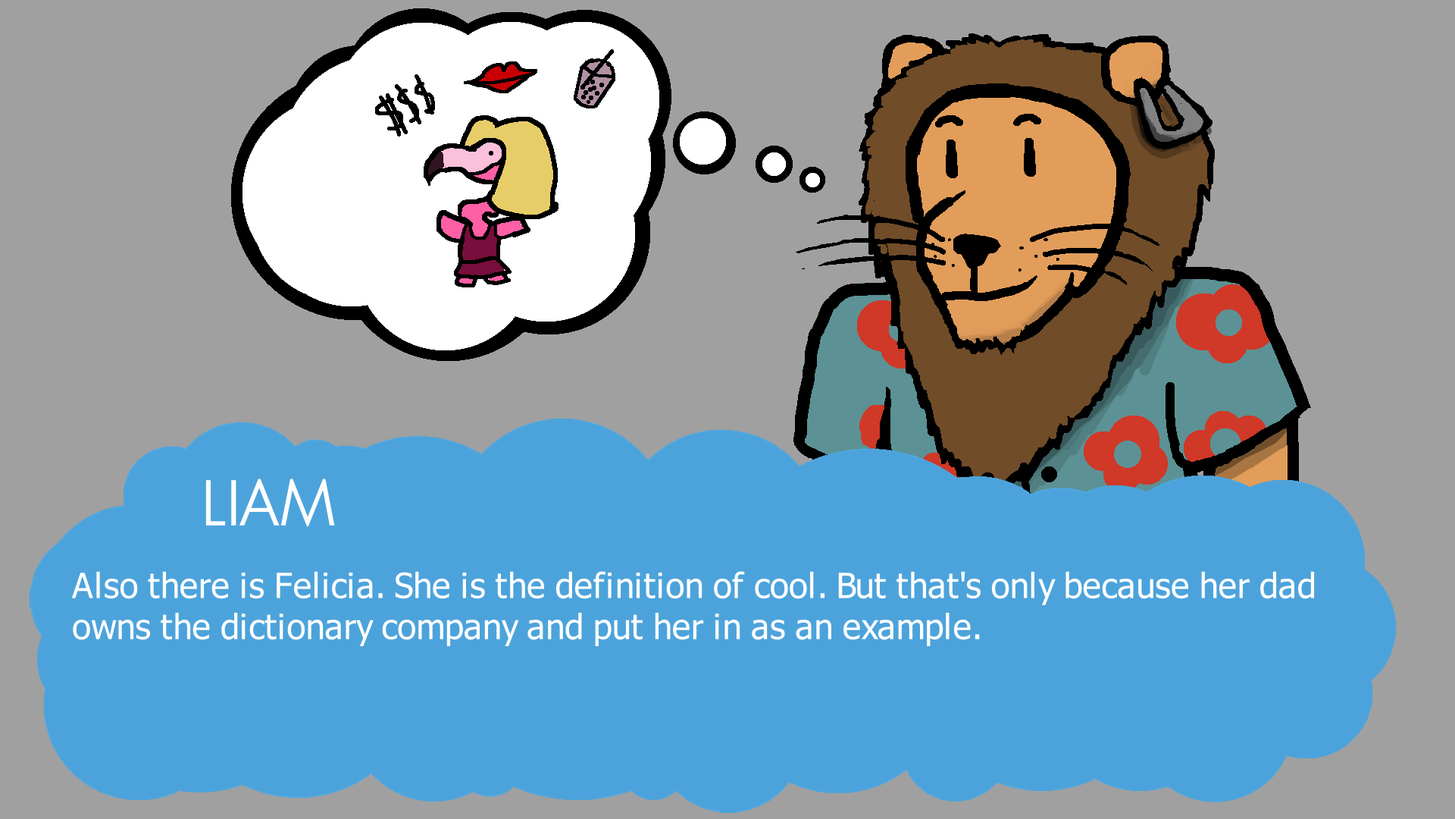
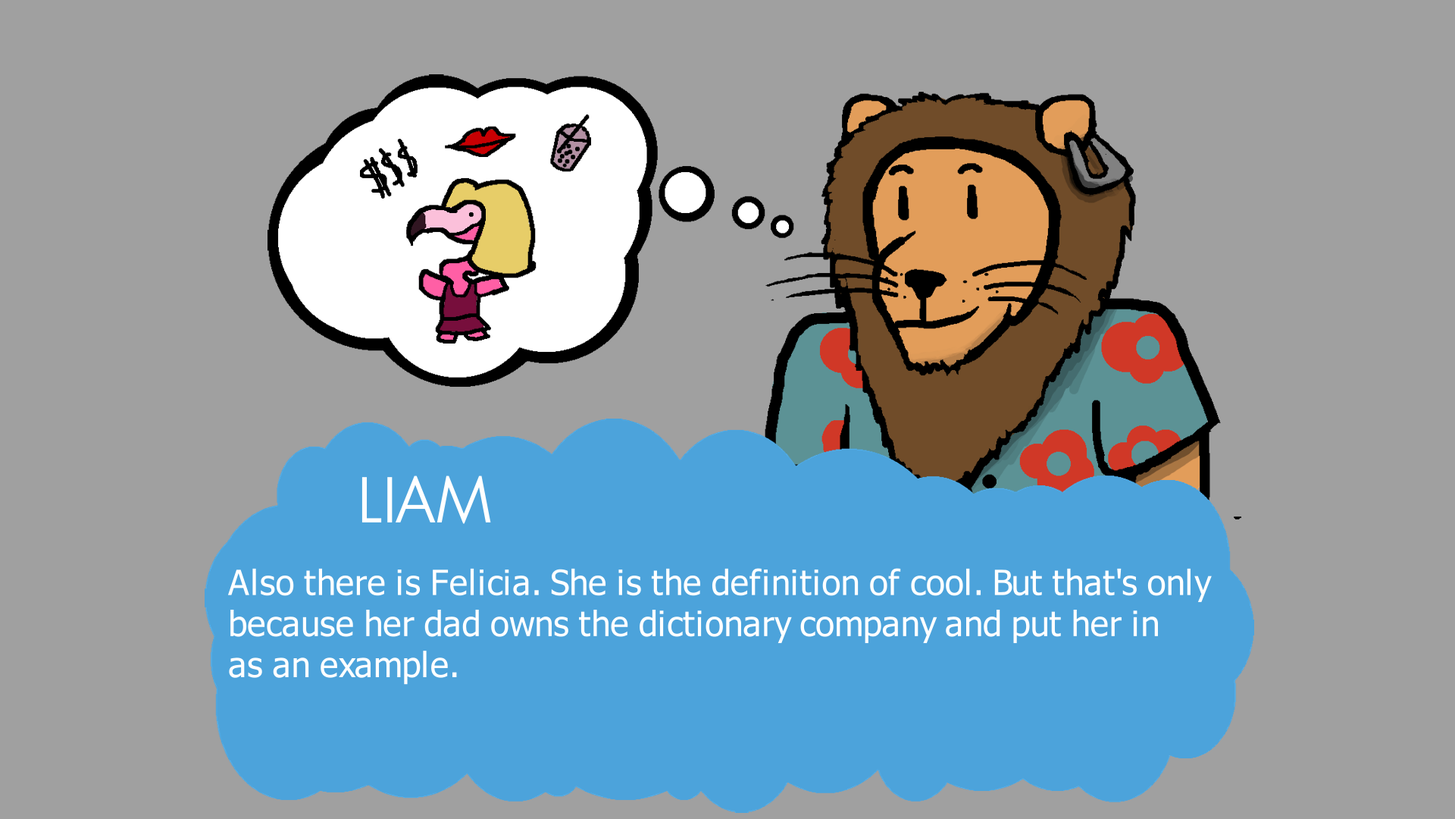
Layered file, before and after one edit (1455 x 819). Changes by layer:
added group "Group 3" with 2 layers above "Vector Layer 1" over [204, 391, 1272, 813]
added layer "Bubble" in group "Group 3" over [204, 391, 1272, 813]
hid "Paint Layer 1", painted on it over [29, 339, 1397, 813]
painted on "Shadow" (1st of 2, in "Group 2") over [582, 9, 1380, 583]
painted on "Lines Merged" (1st of 4, in "Group 2") over [194, 8, 1380, 583]
painted on "Lines Merged" (2nd of 4, in "Group 2") over [630, 23, 1397, 777]
painted on "Color" (1st of 2, in "Group 2") over [194, 8, 1359, 534]
added group "Group 2" (2nd of 2) with 5 layers above "Background" over [242, 8, 1397, 680]
added layer "Shadow" (2nd of 2, in "Group 2") in group "Group 2" over [873, 97, 1213, 506]
added layer "Lines Merged" (3rd of 4, in "Group 2") in group "Group 2" over [242, 8, 1397, 680]
added layer "Lines Merged" (4th of 4, in "Group 2") in group "Group 2" over [727, 48, 1262, 534]
added layer "Color" (2nd of 2, in "Group 2") in group "Group 2" over [242, 48, 1213, 527]
painted on "Background" (1st of 2) over [29, 8, 1397, 813]
